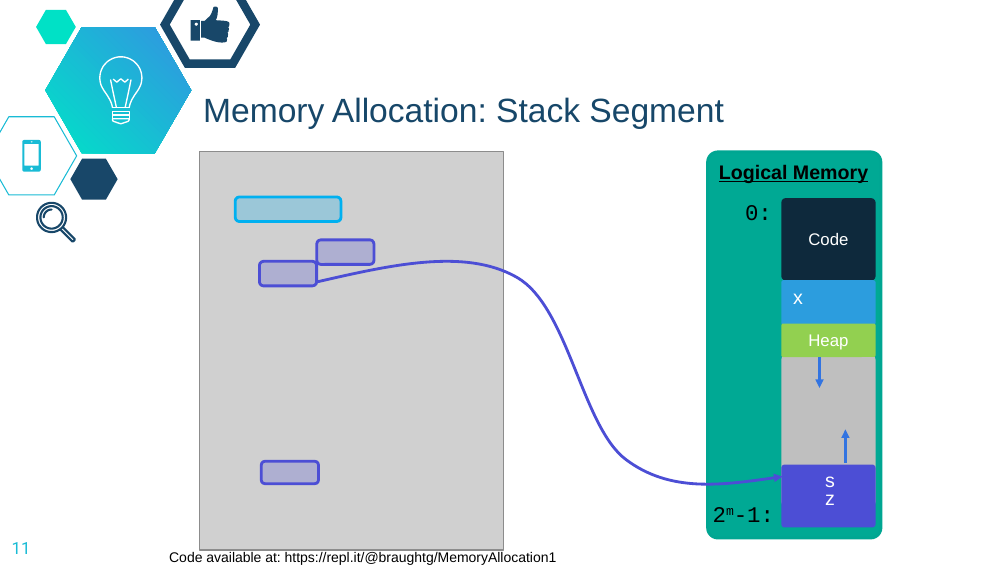
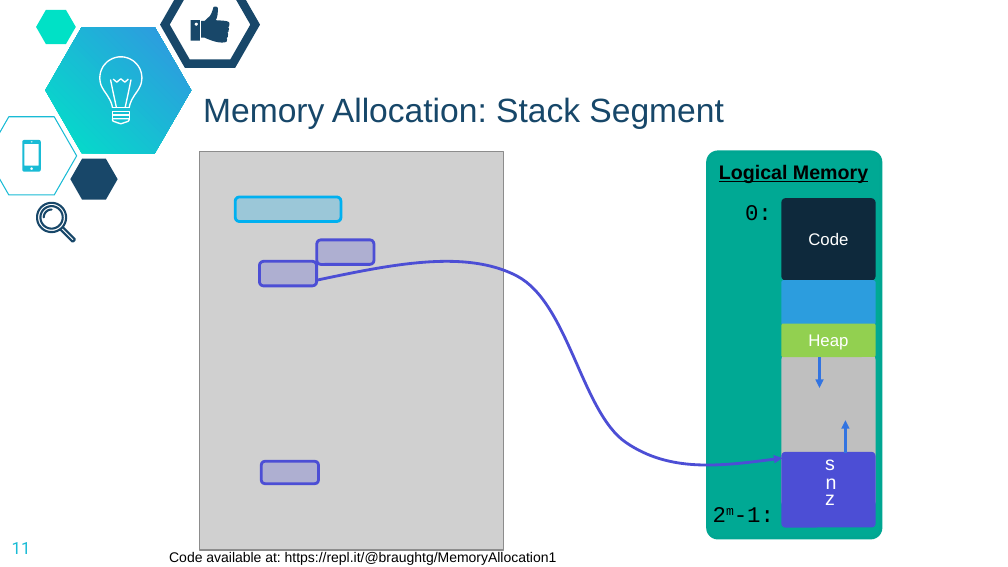
Before and after one commit to dickinson-comp256/COMP256, a slide deck: slide 11 of docs/slides/23-S-LogicalMemory.pptx. Drawn at 1008x567 pixels with LibreOffice and Linux fonts; fonts in the diff are those of the drawing; grey boxes stand for pictures; background and template pictures are left out. Boxes give left, top, right and bottom in pixels: in the first picture for what was removed or moved away, otherwise in the second. Text is boxed around its words. In the diff, an @@ line names an element or a change of style, - is before the commit and + after.

```diff
--- a/docs/slides/23-S-LogicalMemory.pptx
+++ b/docs/slides/23-S-LogicalMemory.pptx
@@ freeform shape: place and size @@
-freeform shape at [317, 261, 782, 484]
+freeform shape at [317, 261, 782, 465]
@@ text removed at [793, 293, 803, 304] @@
-x
@@ text "s": place and size @@
-text "s" at [825, 476, 835, 487]
+text "s" at [825, 459, 835, 470]
@@ arrow moved from (846, 463) - (846, 429) to (846, 454) - (846, 420) @@
@@ rounded rectangle: place and size @@
-rounded rectangle at [781, 465, 875, 527]
+rounded rectangle at [781, 452, 875, 527]
@@ text added at [826, 478, 837, 489], 14 pt, text #FFFFFF @@
+n
```
Also in this commit, not shown: 3 other slides changed.
